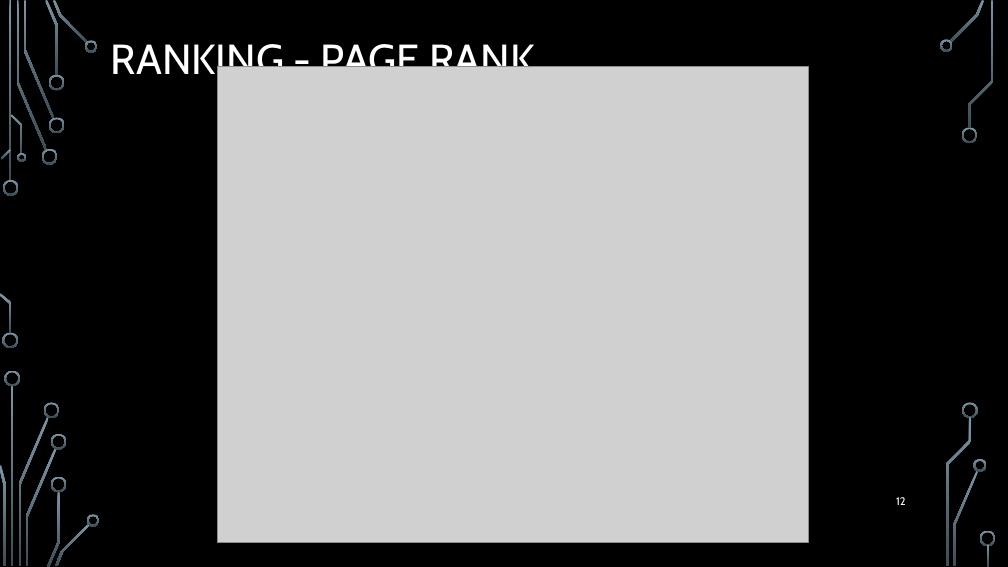
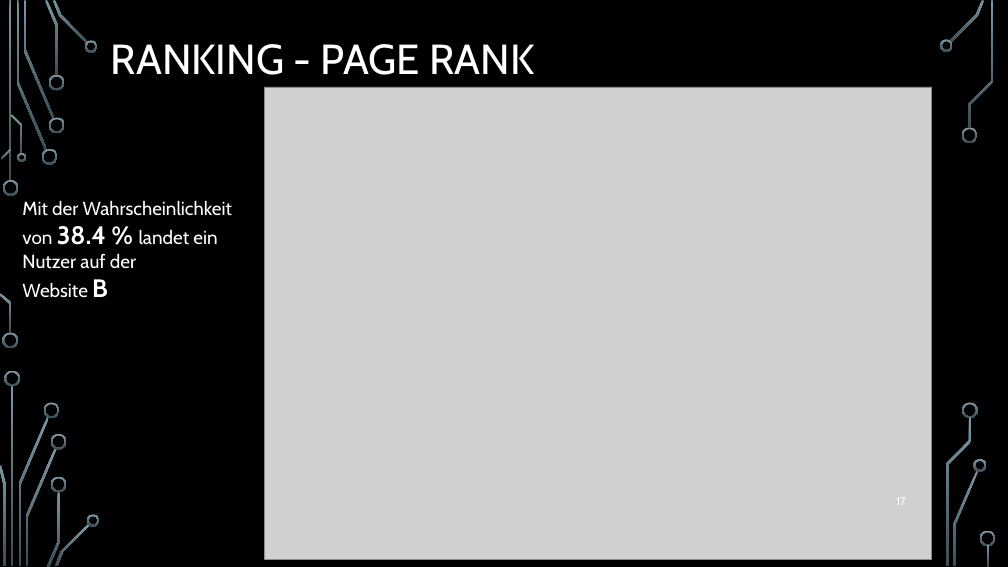
Before and after one commit to TPrime001/Grundgesetz, a slide deck: slide 17 of pres/Information Retrieval.pptx (slide 12 before the commit). Drawn at 1008x567 pixels with LibreOffice and Linux fonts; fonts in the diff are those of the drawing; grey boxes stand for pictures; background and template pictures are left out. Boxes give left, top, right and bottom in pixels: in the first picture for what was removed or moved away, otherwise in the second. Text is boxed around its words. In the diff, an @@ line names an element or a change of style, - is before the commit and + after.

```diff
--- a/pres/Information Retrieval.pptx
+++ b/pres/Information Retrieval.pptx
@@ picture: place and size @@
-picture at [218, 67, 808, 543]
+picture at [264, 87, 932, 560]
@@ text added at [22, 200, 232, 298], 18 pt, text #FFFFFF @@
+Mit der Wahrscheinlichkeit von 38.4 % landet ein Nutzer auf der
+Website B
@@ page number at [896, 498, 905, 505]: text changed @@
-12
+17
```
Also in this commit, not shown: 5 other slides changed, 7 slides added, 2 slides removed, 1 other file.
